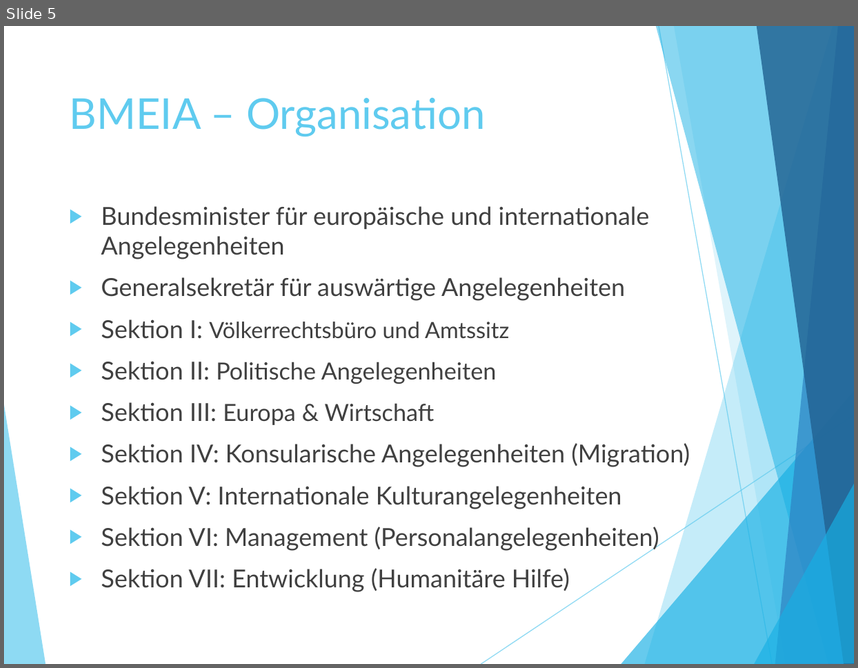
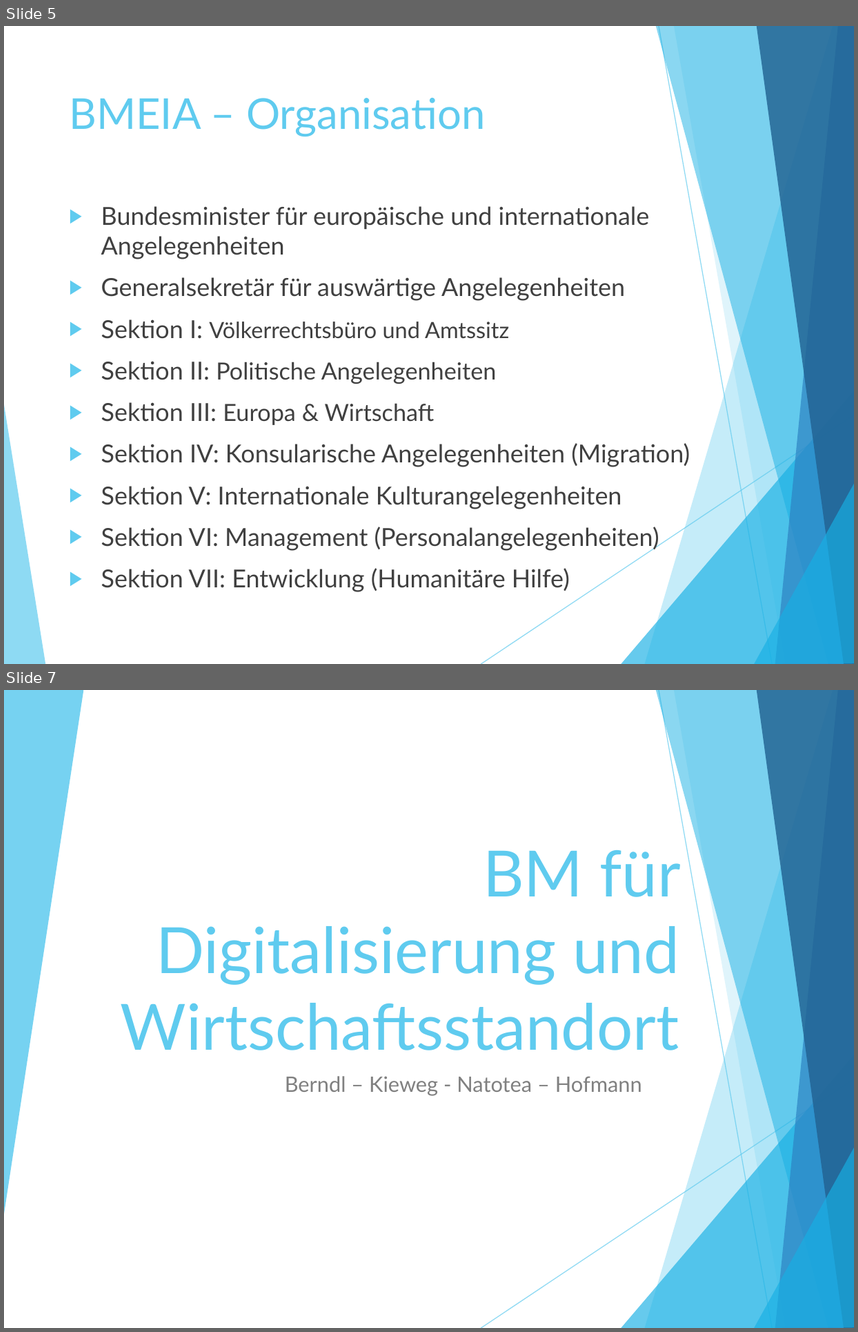
Before and after one commit to itsthistim/Berufsschule, a slide deck: Y3/PB/3.11_Vorlage Präsentation Bundesministerien.pptx. Shown one above the other, each under a label of ours: slide 5 before the commit, slides 5 and 7 after it; the slides between them are not shown. The pictures are 858x668 and 858x1332 pixels, drawn with LibreOffice and Linux fonts; fonts in the diff are those of the drawing. Boxes give left, top, right and bottom in pixels: in the first picture for what was removed or moved away, otherwise in the second. Text is boxed around its words. In the diff, an @@ line names an element or a change of style, - is before the commit and + after.

```diff
--- a/Y3/PB/3.11_Vorlage Präsentation Bundesministerien.pptx
+++ b/Y3/PB/3.11_Vorlage Präsentation Bundesministerien.pptx
@@ slide 7 added at <box>4,690,854,1328</box>, background #FFFFFF; not listed: 9 template elements that a slide beside it also shows @@
@@ freeform shape added at <box>4,690,83,1219</box>, fill #5FCBEF at 85% opacity @@
@@ title added at <box>121,850,680,1050</box>, 54 pt, text #5FCBEF @@
+BM für Digitalisierung und Wirtschaftsstandort
@@ subtitle added at <box>285,1076,642,1096</box>, 18 pt, text #808080 @@
+Berndl – Kieweg - Natotea – Hofmann
```
Also in this commit, not shown: 3 slides changed, 4 other slides added, 9 other files.
